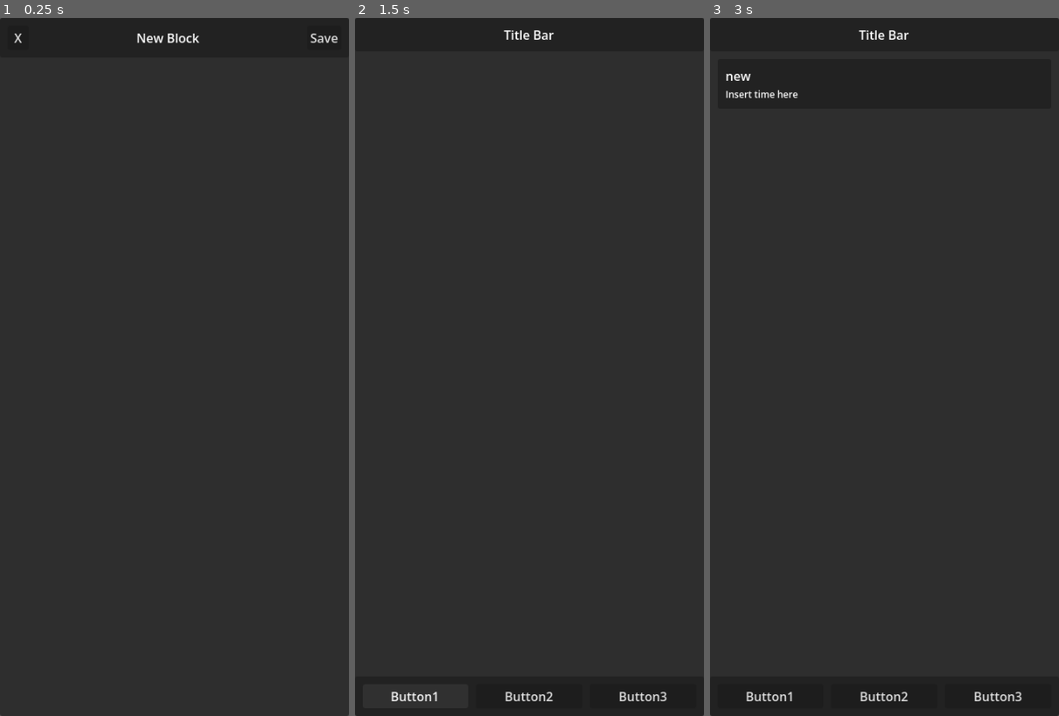
Above: before the commit, frames 1-3 (left to right).
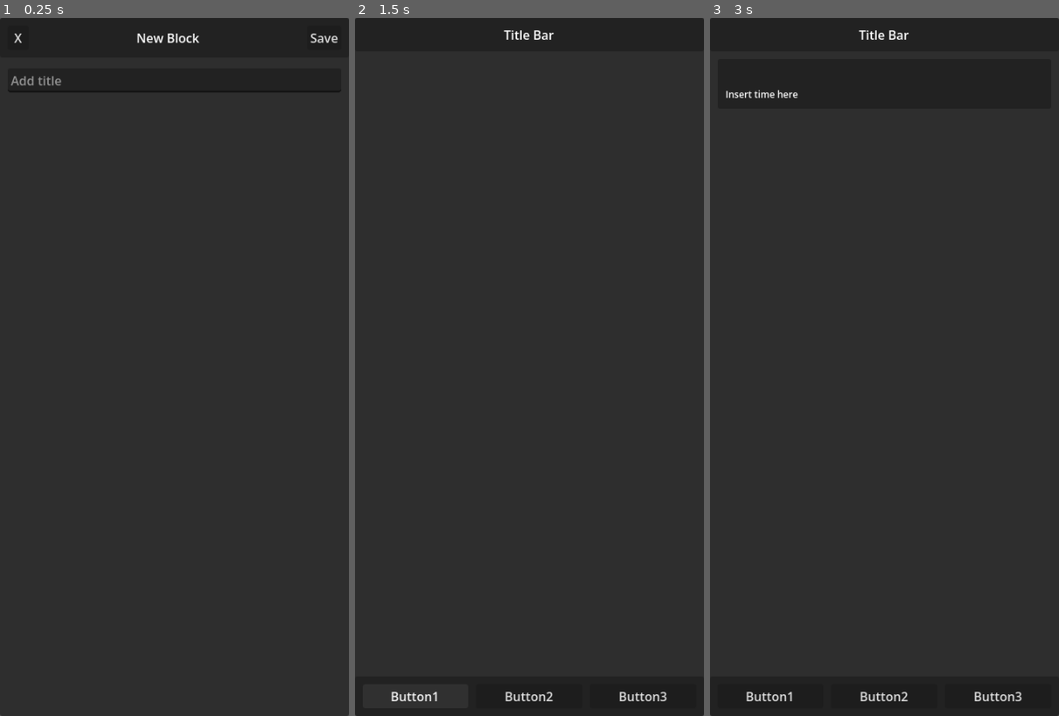
Above: after the commit, the same moments.

Repository: jowashli/doings-tracker
Game: Godot game, scene res://control.tscn
Two runs of this game, one before a commit and one after it. Both use one fixed random seed, a clock stepped at 60 frames per second and the inputs below.
Inputs:
- Up to frame 1 (0.25 s): no input
- Up to frame 2 (1.5 s): click "X" at 0.5 s; click "Button1" at 1.25 s
- Up to frame 3 (3 s): click "Button2" at 2 s; click "Save" at 2.75 s

The runs differ from the first frame. In frame 1, 0.2% of the frame differs, in the area x 2-98%, y 8-11%; in frame 2, nothing differs; in frame 3, less than 0.1%.

Commit message:
Create block title creation parameter

Diff:
--- a/control.tscn
+++ b/control.tscn
@@ -90,11 +90,12 @@
 size_flags_horizontal = 3
 text = "Button3"
 
-[node name="BlockCreation" type="VBoxContainer" parent="MenuContainer" unique_id=1750395450 node_paths=PackedStringArray("SaveButton", "CancelButton")]
+[node name="BlockCreation" type="VBoxContainer" parent="MenuContainer" unique_id=1750395450 node_paths=PackedStringArray("SaveButton", "CancelButton", "TitleInput")]
 layout_mode = 2
 script = ExtResource("2_62e2m")
 SaveButton = NodePath("TitleBar/MarginContainer/HBoxContainer/SaveButton")
 CancelButton = NodePath("TitleBar/MarginContainer/HBoxContainer/CancelButton")
+TitleInput = NodePath("MarginContainer/VBoxContainer/TitleInput")
 metadata/_tab_index = 1
 
 [node name="TitleBar" type="PanelContainer" parent="MenuContainer/BlockCreation" unique_id=1443912172]
@@ -134,3 +135,7 @@
 
 [node name="VBoxContainer" type="VBoxContainer" parent="MenuContainer/BlockCreation/MarginContainer" unique_id=1073932789]
 layout_mode = 2
+
+[node name="TitleInput" type="LineEdit" parent="MenuContainer/BlockCreation/MarginContainer/VBoxContainer" unique_id=2020300128]
+layout_mode = 2
+placeholder_text = "Add title"
--- a/scripts/BlockCreationMenu.gd
+++ b/scripts/BlockCreationMenu.gd
@@ -2,14 +2,21 @@
 
 @export var SaveButton : Button
 @export var CancelButton : Button
+
+@export var TitleInput : LineEdit
 
 func _ready () -> void:
 	SaveButton.pressed.connect(save)
 	CancelButton.pressed.connect(cancel)
 
 func save () -> void:
-	BlockManager.create_and_add_block("new")
+	BlockManager.create_and_add_block(TitleInput.text)
+	reset()
 	MenuManager.set_menu(0)
 
 func cancel () -> void:
+	reset()
 	MenuManager.set_menu(0)
+
+func reset () -> void:
+	TitleInput.text = ""
